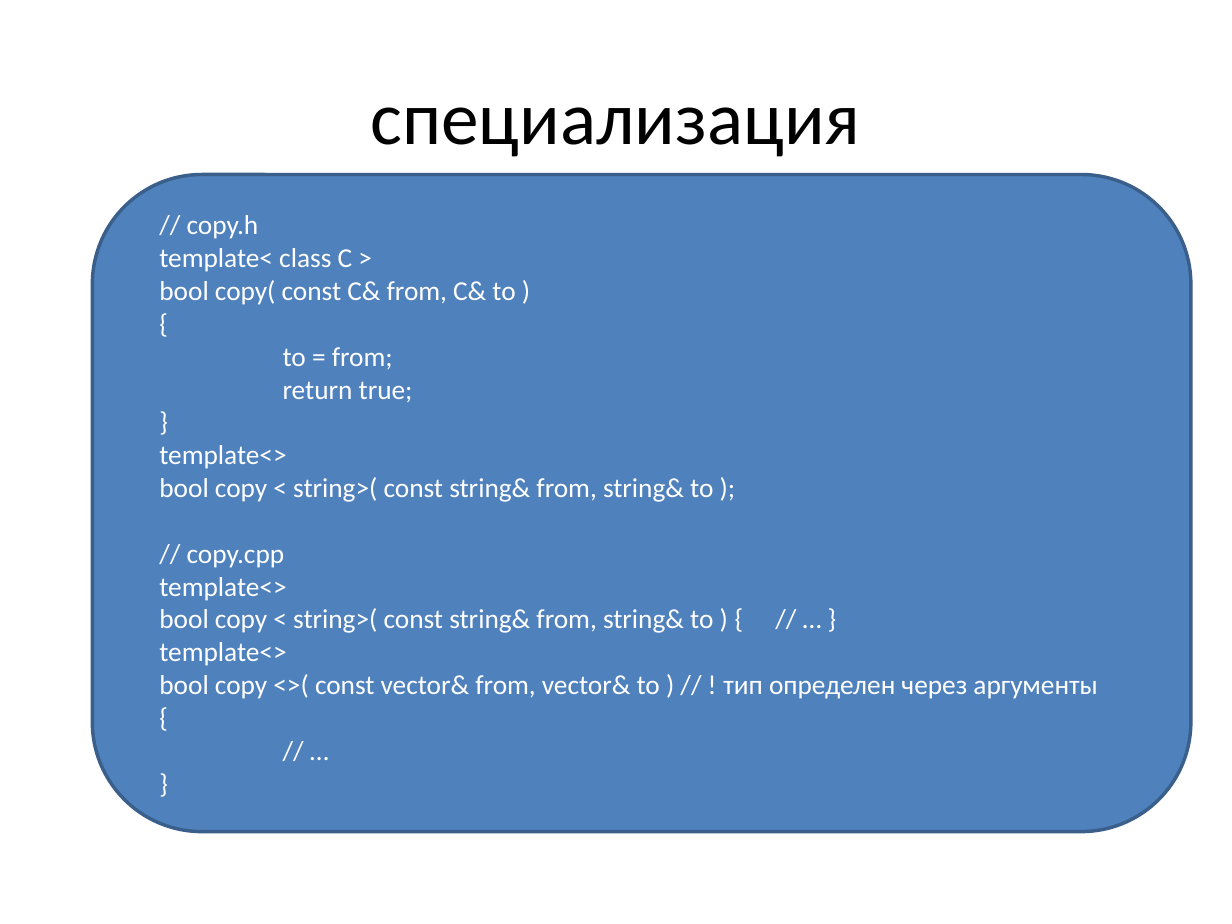
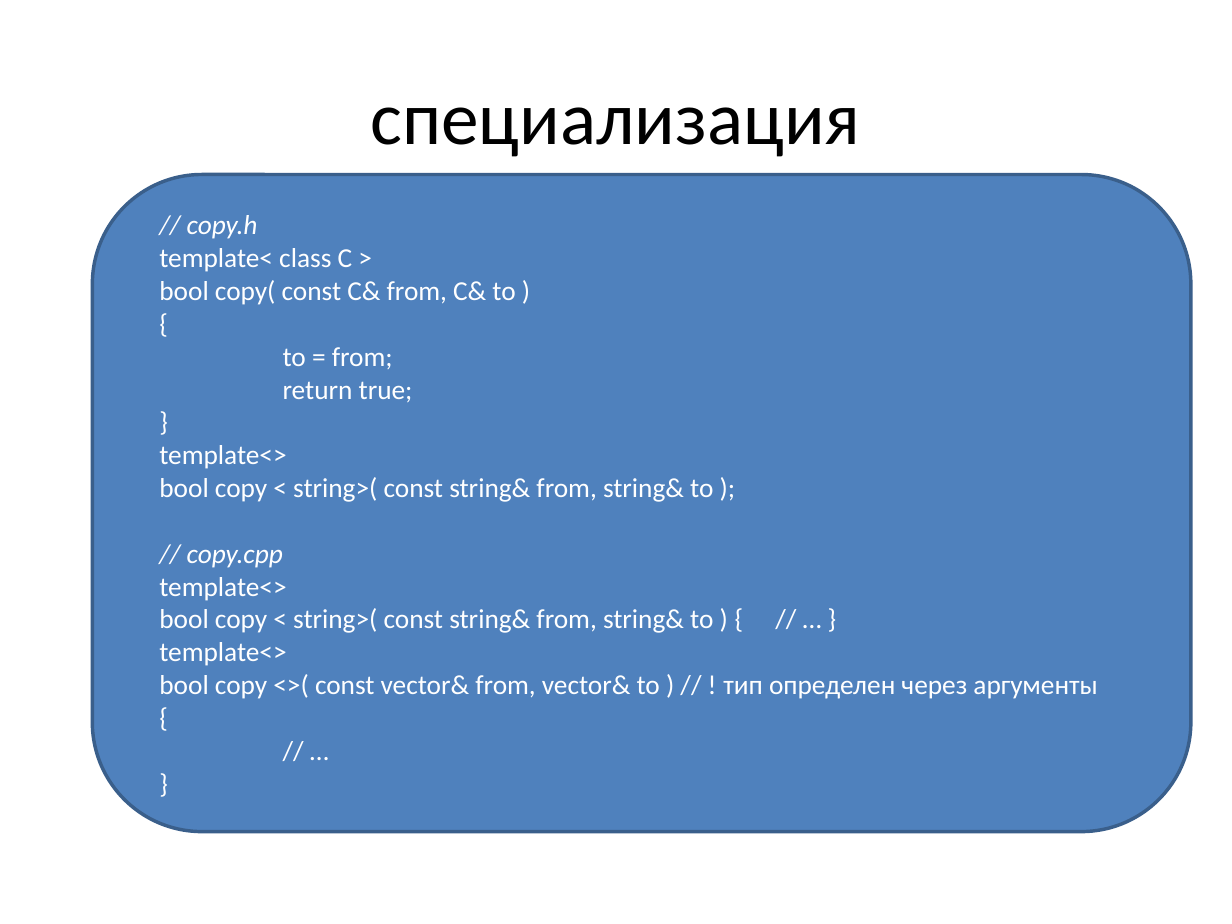
Before and after one commit to tscherkas/cpp_craft_1013, a slide deck: slide 16 of lections/cpp_craft_lec_5_pre.pptx. Drawn at 1232x924 pixels with LibreOffice and Linux fonts; fonts in the diff are those of the drawing. Boxes give left, top, right and bottom in pixels: in the first picture for what was removed or moved away, otherwise in the second. Text is boxed around its words. In the diff, an @@ line names an element or a change of style, - is before the commit and + after.

```diff
--- a/lections/cpp_craft_lec_5_pre.pptx
+++ b/lections/cpp_craft_lec_5_pre.pptx
@@ text in rounded rectangle at (x1=187, y1=215, x2=283, y2=568): italic on in "// copy.h", "// copy.cpp" @@
```
Also in this commit, not shown: 8 other slides changed, 4 other files.
